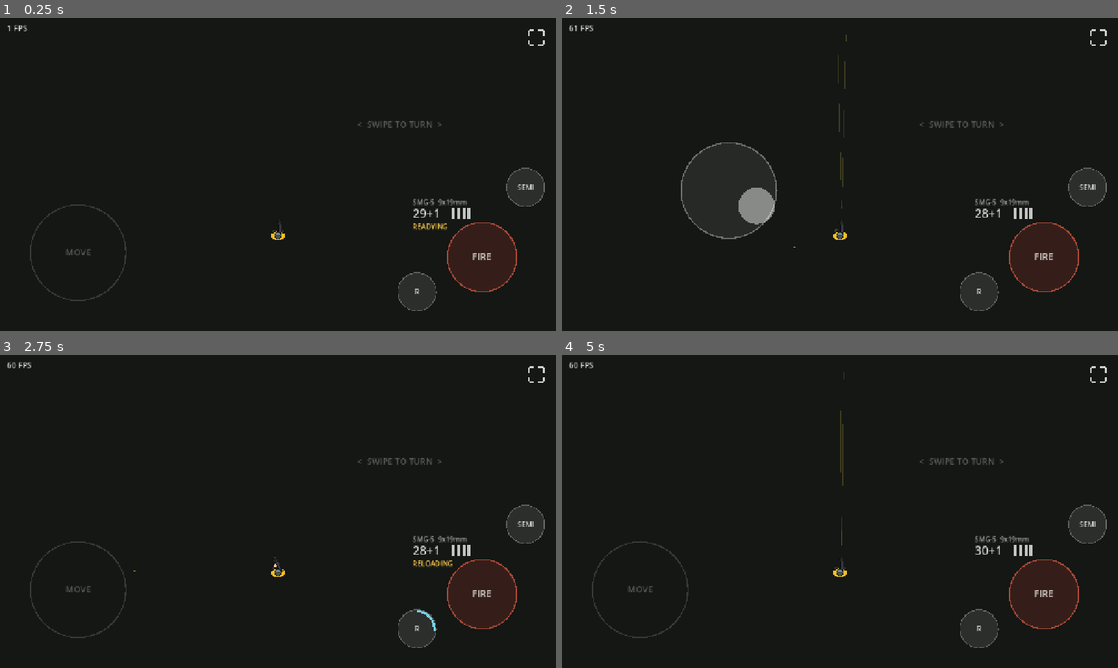
Above: before the commit, frames 1-4 (two rows, left to right).
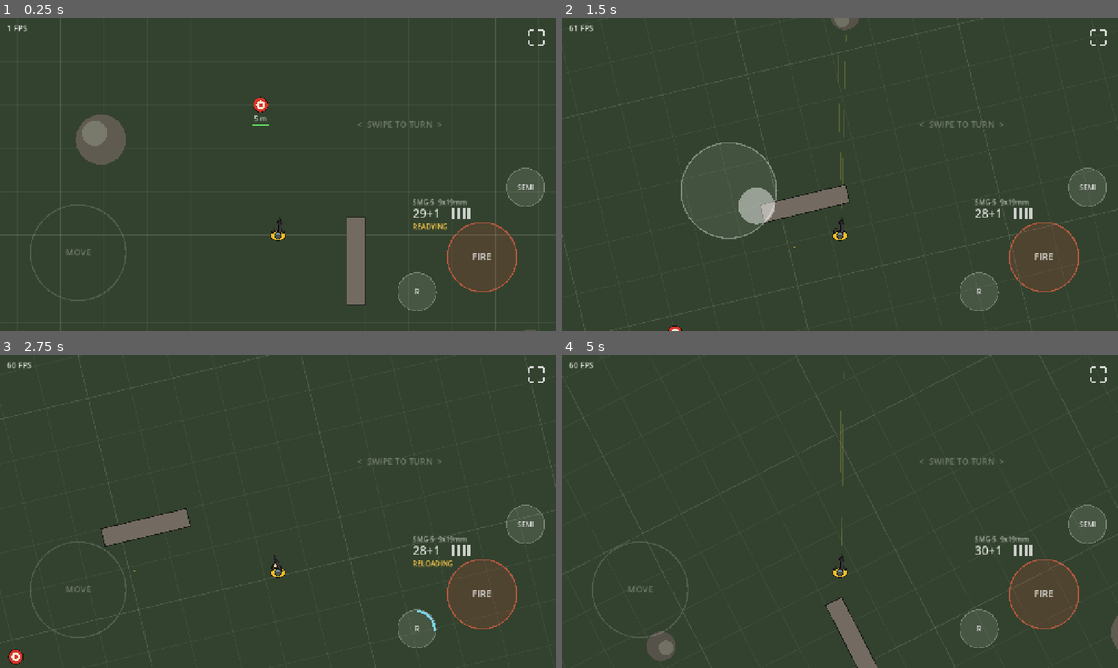
Above: after the commit, the same moments.

Repository: jklrjklr/zhukov
Game: Godot game, scene res://scenes/main.tscn
Two runs of this game, one before a commit and one after it. Both use one fixed random seed, a clock stepped at 60 frames per second and the inputs below.
Inputs (mouse positions are in pixels of both pictures, inside the frame that each line leads up to):
- Up to frame 1 (0.25 s): no input
- Up to frame 2 (1.5 s): tap Enter at 0.5 s; move the mouse to (962, 158) at 0.52 s; hold D 0.53-1.25 s; hold E 0.53-1.25 s; click (962, 158) at 0.67 s; tap Space at 0.77 s; drag from (728, 190) to (812, 237) at 1.27 s
- Up to frame 3 (2.75 s): move the mouse to (333, 442) at 2.02 s; hold D from 2.03 s (still down); tap R at 2.1 s
- Up to frame 4 (5 s): release D at 2.75 s; drag from (812, 574) to (673, 464) at 2.77 s; move the mouse to (1006, 558) at 3.52 s; hold A 3.53-4.25 s; hold E 3.53-4.25 s; tap Space at 3.77 s; drag from (673, 464) to (756, 433) at 4.27 s

The runs differ from the first frame. In frame 1, 99% of the frame differs, in the area x 0-100%, y 0-100%; in frame 2, 99%; in frame 3, 99%; in frame 4, 99%.
Error before the commit: Parse Error: There is already a variable named "wall" declared in this scope. (res://scripts/world.gd:45)

Commit message:
Fix variable name clash in world.gd
Co-Authored-By: Claude Opus 5.5 <noreply@anthropic.com>
Claude-Session: https://claude.ai/code/session_01CuvFDQ8S82ziWJ7Azt1Yc4

Diff:
--- a/scripts/world.gd
+++ b/scripts/world.gd
@@ -36,9 +36,9 @@
 		dummy.position = Vector2((i % 2 * 2 - 1) * 40.0, -DUMMY_METERS[i] * Firearm.PX_PER_M)
 		add_child(dummy)
 
-	var wall := RectangleShape2D.new()
-	wall.size = TEST_WALL.size
-	_add_static_body(TEST_WALL.get_center(), wall)
+	var test_wall := RectangleShape2D.new()
+	test_wall.size = TEST_WALL.size
+	_add_static_body(TEST_WALL.get_center(), test_wall)
 
 	var t := 50.0
 	var s := HALF_SIZE * 2 + t * 2
